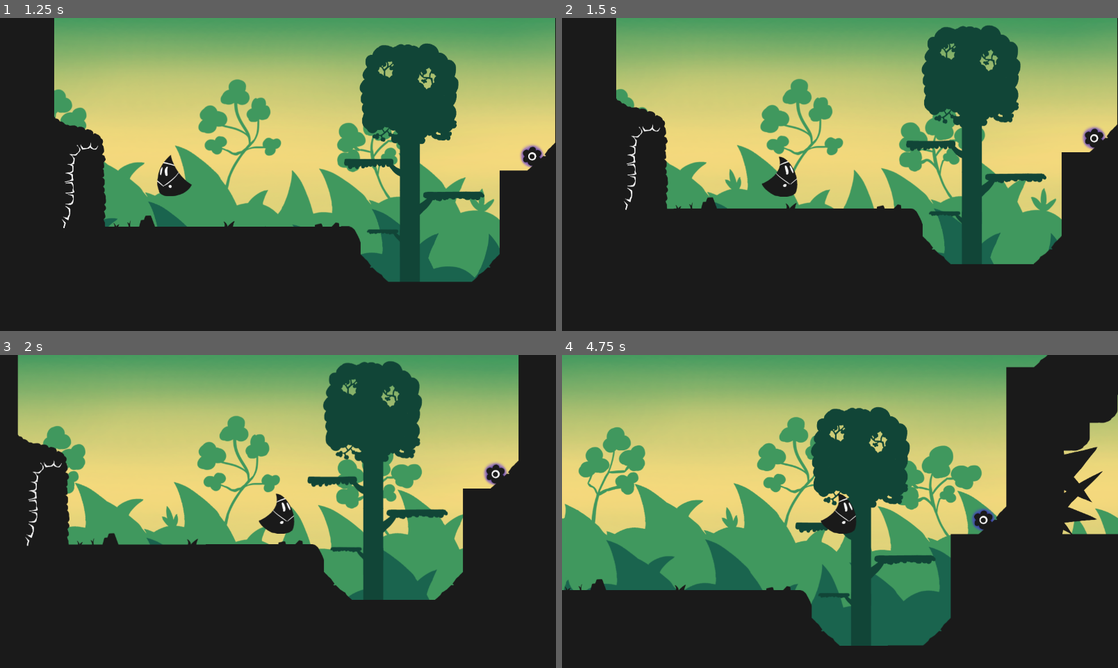
Above: before the commit, frames 1-4 (two rows, left to right).
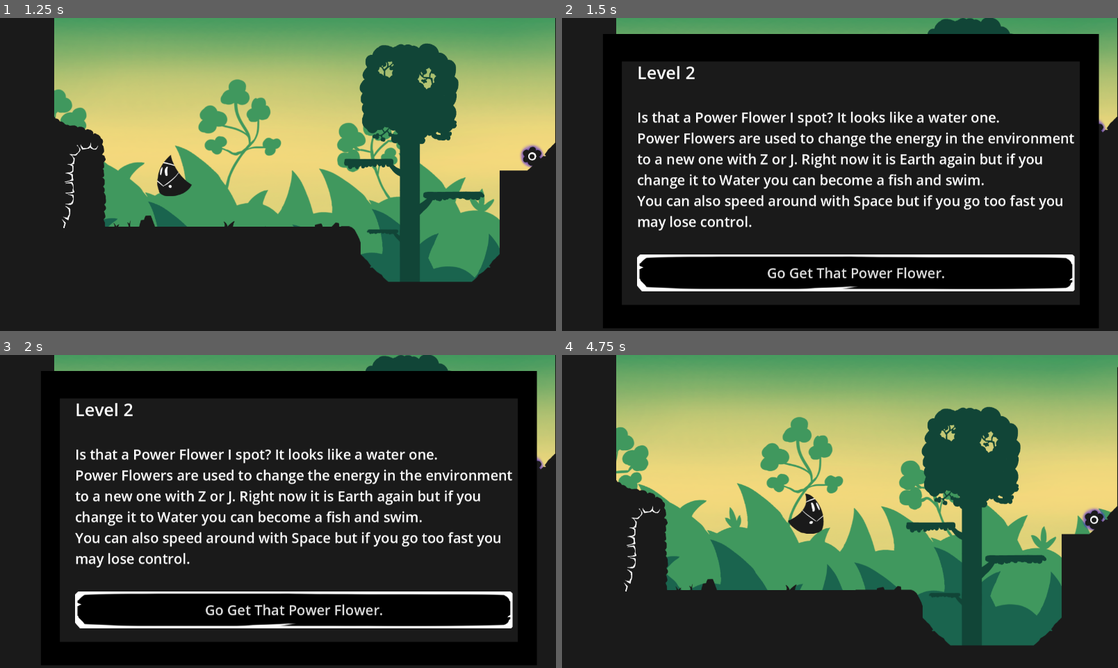
Above: after the commit, the same moments.

Repository: NicholasFlood2000/PirateSoftwareShadowAlchemy
Game: Godot game, scene res://Scenes/Levels/Level_2.tscn
Two runs of this game, one before a commit and one after it. Both use one fixed random seed, a clock stepped at 60 frames per second and the inputs below. This scene is started directly instead of the project's main scene.
Inputs (mouse positions are in pixels of both pictures, inside the frame that each line leads up to):
- Up to frame 1 (1.25 s): hold D (MoveRight) from 0.53 s (still down); hold Space (Jump) from 0.53 s (still down); tap J (Interact) at 0.6 s
- Up to frame 2 (1.5 s): keep holding D (MoveRight); release Space (Jump) at 1.28 s; tap Space (Jump) at 1.35 s
- Up to frame 3 (2 s): keep holding D (MoveRight); tap Space (Jump) at 1.52, 1.82 s; tap J (Interact) at 1.55 s
- Up to frame 4 (4.75 s): release D (MoveRight) at 2 s; click (856, 608) at 2 s, where only the run after the commit has a clickable "Go Get That Power Flower."; hold Left (MoveLeft) 2.78-3.53 s; hold Space (Jump) 2.78-3.53 s; tap J (Interact) at 2.85, 3.6 s; hold D (MoveRight) from 3.53 s (still down); tap Space (Jump) at 3.77, 4.07 s; hold Space (Jump) from 4.28 s (still down)

Frame 1 is identical in both runs. In frame 2, 69% of the frame differs, in the area x 7-100%, y 0-100%; in frame 3, 72%, in the area x 3-100%, y 0-100%; in frame 4, 45%.

Commit message:
Adds tutorial screens and Updates Music Manager
Adds tutorial screens to each level and TestTest and adds some changes to the Music Manager to make it easier to transition between background themes.

Diff:
--- a/Scenes/Global/music.tscn
+++ b/Scenes/Global/music.tscn
@@ -7,6 +7,7 @@
 [ext_resource type="AudioStream" uid="uid://pidr5efhrnc3" path="res://Music/AirBackgroundMusic.ogg" id="5_78rh6"]
 
 [node name="Music" type="Node"]
+process_mode = 3
 script = ExtResource("1_6lera")
 
 [node name="Water" type="AudioStreamPlayer" parent="."]
--- a/Scenes/Levels/Level_1.tscn
+++ b/Scenes/Levels/Level_1.tscn
@@ -18,6 +18,7 @@
 [ext_resource type="Texture2D" uid="uid://tjcc4lf5fvkj" path="res://Assets/Graphics/Rocks3.png" id="16_i4s03"]
 [ext_resource type="Texture2D" uid="uid://cgx610wrmr0y2" path="res://Assets/Graphics/Rocks.png" id="17_qrm5w"]
 [ext_resource type="Texture2D" uid="uid://02hpc4frv5a8" path="res://Assets/Graphics/Tree2.png" id="18_cy5v6"]
+[ext_resource type="PackedScene" uid="uid://5h4hyctajied" path="res://Scenes/tutorial.tscn" id="19_cxpr6"]
 
 [node name="BaseLevel" instance=ExtResource("1_xvcht")]
 InitialBackground = "Earth"
@@ -101,6 +102,77 @@
 [node name="Spike9" parent="Objects/Spikes" index="7" instance=ExtResource("11_ki00b")]
 position = Vector2(1717, 132)
 rotation = 3.14159
+
+[node name="Spike8" parent="Objects/Spikes" index="8" instance=ExtResource("10_lsaw7")]
+position = Vector2(2470, 1020)
+
+[node name="Spike10" parent="Objects/Spikes" index="9" instance=ExtResource("10_lsaw7")]
+position = Vector2(2654, 1020)
+
+[node name="Spike11" parent="Objects/Spikes" index="10" instance=ExtResource("10_lsaw7")]
+position = Vector2(2828, 1020)
+
+[node name="Decoration" type="Node" parent="Objects" index="3"]
+
+[node name="Grass2" type="Sprite2D" parent="Objects/Decoration" index="0"]
+position = Vector2(-304, 548)
+texture = ExtResource("13_cgceo")
+
+[node name="Grass" type="Sprite2D" parent="Objects/Decoration" index="1"]
+position = Vector2(-220, 611)
+texture = ExtResource("14_t2jaj")
+
+[node name="Grass3" type="Sprite2D" parent="Objects/Decoration" index="2"]
+position = Vector2(-27, 674)
+rotation = -3.14159
+scale = Vector2(0.959998, -1)
+texture = ExtResource("14_t2jaj")
+
+[node name="Grass5" type="Sprite2D" parent="Objects/Decoration" index="3"]
+position = Vector2(159, 674)
+texture = ExtResource("14_t2jaj")
+
+[node name="Grass6" type="Sprite2D" parent="Objects/Decoration" index="4"]
+position = Vector2(409, 675)
+texture = ExtResource("13_cgceo")
+
+[node name="Grass7" type="Sprite2D" parent="Objects/Decoration" index="5"]
+position = Vector2(959, 355)
+texture = ExtResource("13_cgceo")
+
+[node name="Grass8" type="Sprite2D" parent="Objects/Decoration" index="6"]
+position = Vector2(1760, 483)
+texture = ExtResource("14_t2jaj")
+
+[node name="Grass9" type="Sprite2D" parent="Objects/Decoration" index="7"]
+position = Vector2(2168, 355)
+texture = ExtResource("13_cgceo")
+
+[node name="Grass10" type="Sprite2D" parent="Objects/Decoration" index="8"]
+position = Vector2(2341, 738)
+texture = ExtResource("14_t2jaj")
+
+[node name="Grass11" type="Sprite2D" parent="Objects/Decoration" index="9"]
+position = Vector2(3011, 738)
+rotation = -3.14159
+scale = Vector2(0.957436, -1)
+texture = ExtResource("13_cgceo")
+
+[node name="Rocks2" type="Sprite2D" parent="Objects/Decoration" index="10"]
+position = Vector2(2256, 356)
+texture = ExtResource("15_shdb8")
+
+[node name="Rocks3" type="Sprite2D" parent="Objects/Decoration" index="11"]
+position = Vector2(1881, 485)
+texture = ExtResource("16_i4s03")
+
+[node name="Rocks" type="Sprite2D" parent="Objects/Decoration" index="12"]
+position = Vector2(-128, 611)
+texture = ExtResource("17_qrm5w")
+
+[node name="Tree2" type="Sprite2D" parent="Objects/Decoration" index="13"]
+position = Vector2(3110, 708)
+texture = ExtResource("18_cy5v6")
 
 [node name="Player" parent="." index="6"]
 position = Vector2(-482, 538)
@@ -120,69 +192,35 @@
 position = Vector2(2776, 200)
 HorizontalFlip = true
 
-[node name="Grass2" type="Sprite2D" parent="." index="9"]
-position = Vector2(-304, 548)
-texture = ExtResource("13_cgceo")
-
-[node name="Grass" type="Sprite2D" parent="." index="10"]
-position = Vector2(-220, 611)
-texture = ExtResource("14_t2jaj")
-
-[node name="Grass3" type="Sprite2D" parent="." index="11"]
-position = Vector2(-27, 674)
-scale = Vector2(-0.959998, 1)
-texture = ExtResource("14_t2jaj")
-
-[node name="Grass5" type="Sprite2D" parent="." index="12"]
-position = Vector2(159, 674)
-texture = ExtResource("14_t2jaj")
-
-[node name="Grass6" type="Sprite2D" parent="." index="13"]
-position = Vector2(409, 675)
-texture = ExtResource("13_cgceo")
-
-[node name="Grass7" type="Sprite2D" parent="." index="14"]
-position = Vector2(959, 355)
-texture = ExtResource("13_cgceo")
-
-[node name="Grass8" type="Sprite2D" parent="." index="15"]
-position = Vector2(1760, 483)
-texture = ExtResource("14_t2jaj")
-
-[node name="Grass9" type="Sprite2D" parent="." index="16"]
-position = Vector2(2168, 355)
-texture = ExtResource("13_cgceo")
-
-[node name="Grass10" type="Sprite2D" parent="." index="17"]
-position = Vector2(2341, 738)
-texture = ExtResource("14_t2jaj")
-
-[node name="Grass11" type="Sprite2D" parent="." index="18"]
-position = Vector2(3011, 738)
-scale = Vector2(-0.957436, 1)
-texture = ExtResource("13_cgceo")
-
-[node name="Rocks2" type="Sprite2D" parent="." index="19"]
-position = Vector2(2256, 356)
-texture = ExtResource("15_shdb8")
-
-[node name="Rocks3" type="Sprite2D" parent="." index="20"]
-position = Vector2(1881, 485)
-texture = ExtResource("16_i4s03")
-
-[node name="Rocks" type="Sprite2D" parent="." index="21"]
-position = Vector2(-128, 611)
-texture = ExtResource("17_qrm5w")
-
-[node name="Tree2" type="Sprite2D" parent="." index="22"]
-position = Vector2(3110, 708)
-texture = ExtResource("18_cy5v6")
-
-[node name="Spike" parent="." index="23" instance=ExtResource("10_lsaw7")]
-position = Vector2(2470, 1020)
-
-[node name="Spike2" parent="." index="24" instance=ExtResource("10_lsaw7")]
-position = Vector2(2654, 1020)
-
-[node name="Spike3" parent="." index="25" instance=ExtResource("10_lsaw7")]
-position = Vector2(2828, 1020)
+[node name="Tutorial" parent="." index="10" instance=ExtResource("19_cxpr6")]
+position = Vector2(-96, 630)
+
+[node name="ColorRect" parent="Tutorial/Screen" index="0"]
+offset_left = -19.0
+offset_top = -67.0
+offset_bottom = 114.0
+
+[node name="ColorRect" parent="Tutorial/Screen/ColorRect" index="0"]
+offset_left = -503.0
+offset_top = -259.5
+offset_right = 510.0
+offset_bottom = 268.5
+
+[node name="Header" parent="Tutorial/Screen/CenterContainer/GridContainer" index="0"]
+text = "Welcome to Level 1"
+
+[node name="Text" parent="Tutorial/Screen/CenterContainer/GridContainer" index="2"]
+text = "Use WASD or Arrow keys to move around and Space to Jump.
+This area is filled with the energy of the Earth.
+Watch out for spikes by the way.
+Even the toughest alchemists get popped by the slightest touch
+of those spikes."
+
+[node name="Button" parent="Tutorial/Screen/CenterContainer/GridContainer" index="4"]
+text = "Begin Level"
+
+[node name="CollisionShape2D" parent="Tutorial/Area2D" index="0"]
+position = Vector2(-50.5, -123)
+
+[editable path="Tutorial"]
+[editable path="Tutorial/Screen"]
--- a/Scenes/Levels/Level_2.tscn
+++ b/Scenes/Levels/Level_2.tscn
@@ -19,6 +19,7 @@
 [ext_resource type="Texture2D" uid="uid://cnu1jr7e7i2w7" path="res://Assets/Graphics/Grass.png" id="16_mo30u"]
 [ext_resource type="Texture2D" uid="uid://cgx610wrmr0y2" path="res://Assets/Graphics/Rocks.png" id="18_5grb7"]
 [ext_resource type="PackedScene" uid="uid://cw0diiawdgh5a" path="res://Scenes/Objects/Seaweed/sea_weed.tscn" id="19_xg2y2"]
+[ext_resource type="PackedScene" uid="uid://5h4hyctajied" path="res://Scenes/tutorial.tscn" id="20_idlxg"]
 
 [node name="BaseLevel" instance=ExtResource("1_x334a")]
 InitialBackground = "Earth"
@@ -73,6 +74,44 @@
 position = Vector2(6534, -65)
 texture = ExtResource("13_stjfe")
 
+[node name="SeaWeed" parent="Objects/Decoration" index="4" instance=ExtResource("19_xg2y2")]
+position = Vector2(1924, 563)
+
+[node name="SeaWeed2" parent="Objects/Decoration" index="5" instance=ExtResource("19_xg2y2")]
+position = Vector2(1283, 499)
+rotation = -3.14159
+scale = Vector2(0.880005, -1)
+
+[node name="SeaWeed3" parent="Objects/Decoration" index="6" instance=ExtResource("19_xg2y2")]
+position = Vector2(2894, 755)
+
+[node name="SeaWeed4" parent="Objects/Decoration" index="7" instance=ExtResource("19_xg2y2")]
+position = Vector2(5092, 754)
+
+[node name="SeaWeed5" parent="Objects/Decoration" index="8" instance=ExtResource("19_xg2y2")]
+position = Vector2(5248, 754)
+rotation = -3.14159
+scale = Vector2(0.96, -1)
+
+[node name="SeaWeed6" parent="Objects/Decoration" index="9" instance=ExtResource("19_xg2y2")]
+position = Vector2(5887, 755)
+
+[node name="Rocks3" type="Sprite2D" parent="Objects/Decoration" index="10"]
+position = Vector2(-99, 675)
+texture = ExtResource("14_tghvf")
+
+[node name="Rocks" type="Sprite2D" parent="Objects/Decoration" index="11"]
+position = Vector2(308, 675)
+texture = ExtResource("18_5grb7")
+
+[node name="Grass3" type="Sprite2D" parent="Objects/Decoration" index="12"]
+position = Vector2(92, 677)
+texture = ExtResource("16_mo30u")
+
+[node name="Grass4" type="Sprite2D" parent="Objects/Decoration" index="13"]
+position = Vector2(-161, 676)
+texture = ExtResource("15_046bv")
+
 [node name="Spikes" type="Node" parent="Objects" index="2"]
 
 [node name="Spike2" parent="Objects/Spikes" index="0" instance=ExtResource("6_vtryl")]
@@ -173,40 +212,43 @@
 [node name="FlowerForPower64Water" parent="Objects/PowerFlower" index="1" instance=ExtResource("7_fbyol")]
 position = Vector2(781, 544)
 
-[node name="Rocks2" type="Sprite2D" parent="." index="7"]
-position = Vector2(-99, 675)
-texture = ExtResource("14_tghvf")
-
-[node name="Rocks" type="Sprite2D" parent="." index="8"]
-position = Vector2(308, 675)
-texture = ExtResource("18_5grb7")
-
-[node name="Grass" type="Sprite2D" parent="." index="9"]
-position = Vector2(92, 677)
-texture = ExtResource("16_mo30u")
-
-[node name="Grass2" type="Sprite2D" parent="." index="10"]
-position = Vector2(-161, 676)
-texture = ExtResource("15_046bv")
-
-[node name="SeaWeed" parent="." index="12" instance=ExtResource("19_xg2y2")]
-position = Vector2(1924, 563)
-
-[node name="SeaWeed2" parent="." index="13" instance=ExtResource("19_xg2y2")]
-position = Vector2(1283, 499)
-scale = Vector2(-0.880005, 1)
-
-[node name="SeaWeed3" parent="." index="14" instance=ExtResource("19_xg2y2")]
-position = Vector2(2894, 755)
-
-[node name="SeaWeed4" parent="." index="15" instance=ExtResource("19_xg2y2")]
-position = Vector2(5092, 754)
-
-[node name="SeaWeed5" parent="." index="16" instance=ExtResource("19_xg2y2")]
-position = Vector2(5248, 754)
-scale = Vector2(-0.96, 1)
-
-[node name="SeaWeed6" parent="." index="17" instance=ExtResource("19_xg2y2")]
-position = Vector2(5887, 755)
+[node name="Tutorial" parent="." index="8" instance=ExtResource("20_idlxg")]
+position = Vector2(836, 579)
+
+[node name="Screen" parent="Tutorial" index="0"]
+offset_left = -1114.0
+offset_top = -167.0
+offset_right = -118.0
+offset_bottom = 243.0
+
+[node name="ColorRect" parent="Tutorial/Screen" index="0"]
+offset_left = -73.0
+offset_right = 73.0
+offset_bottom = 176.0
+
+[node name="ColorRect" parent="Tutorial/Screen/ColorRect" index="0"]
+offset_left = -527.0
+offset_top = -275.5
+offset_right = 527.0
+offset_bottom = 284.5
+
+[node name="Header" parent="Tutorial/Screen/CenterContainer/GridContainer" index="0"]
+text = "Level 2"
+
+[node name="Text" parent="Tutorial/Screen/CenterContainer/GridContainer" index="2"]
+text = "Is that a Power Flower I spot? It looks like a water one.
+Power Flowers are used to change the energy in the environment
+to a new one with Z or J. Right now it is Earth again but if you
+change it to Water you can become a fish and swim.
+You can also speed around with Space but if you go too fast you
+may lose control."
+
+[node name="Button" parent="Tutorial/Screen/CenterContainer/GridContainer" index="4"]
+text = "Go Get That Power Flower."
+
+[node name="CollisionShape2D" parent="Tutorial/Area2D" index="0"]
+position = Vector2(-762, -81)
 
 [editable path="Objects/Caves/LevelEntrance"]
+[editable path="Tutorial"]
+[editable path="Tutorial/Screen"]
--- a/Scenes/Levels/Level_3.tscn
+++ b/Scenes/Levels/Level_3.tscn
@@ -16,6 +16,7 @@
 [ext_resource type="PackedScene" uid="uid://inh0x5bqhxfw" path="res://Scenes/Objects/MovingPlatforms/MovingPlatform.tscn" id="15_h4ps6"]
 [ext_resource type="Texture2D" uid="uid://bb0dpox654n2t" path="res://Assets/Graphics/Cloud decoration 2.png" id="15_t5bia"]
 [ext_resource type="PackedScene" uid="uid://bcgmhra24tt1e" path="res://Scenes/Objects/MovingPlatforms/horizontal_cloud.tscn" id="16_56cpd"]
+[ext_resource type="PackedScene" uid="uid://5h4hyctajied" path="res://Scenes/tutorial.tscn" id="17_m75e4"]
 
 [sub_resource type="RectangleShape2D" id="RectangleShape2D_c0yak"]
 size = Vector2(322, 29)
@@ -412,6 +413,24 @@
 [node name="Vine" parent="." index="8" instance=ExtResource("14_74rmn")]
 position = Vector2(-222, 331)
 scale = Vector2(1, 2.2)
+
+[node name="Tutorial" parent="." index="9" instance=ExtResource("17_m75e4")]
+position = Vector2(19, 352)
+
+[node name="Header" parent="Tutorial/Screen/CenterContainer/GridContainer" index="0"]
+text = "Level 3"
+
+[node name="Text" parent="Tutorial/Screen/CenterContainer/GridContainer" index="2"]
+text = "Oh look. Some more Power Flowers. They Look like Air this time.
+If you turn the environment to Air you turn into a bird.
+This allows you to fly with Space. You don't fly for long so you
+will need to keep hit Space."
+
+[node name="Button" parent="Tutorial/Screen/CenterContainer/GridContainer" index="4"]
+text = "Time to Fly."
+
+[node name="CollisionShape2D" parent="Tutorial/Area2D" index="0"]
+position = Vector2(-40, 149)
 
 [editable path="Objects/Nests/Nest"]
 [editable path="Objects/Nests/Nest2"]
@@ -425,3 +444,5 @@
 [editable path="Objects/MovingPlatforms/Horizontal cloud2"]
 [editable path="Objects/MovingPlatforms/Horizontal cloud3"]
 [editable path="Objects/MovingPlatforms/Horizontal cloud4"]
+[editable path="Tutorial"]
+[editable path="Tutorial/Screen"]
--- a/Scenes/Levels/MusicManager.gd
+++ b/Scenes/Levels/MusicManager.gd
@@ -4,10 +4,13 @@
 @onready var Water = $Water
 @onready var Air = $Air
 
+var Level
 # Called when the node enters the scene tree for the first time.
 func _ready():
 	Water.play()
-	pass # Replace with function body.
+	if(get_tree().current_scene.name == "BaseLevel"):
+		Level = get_tree().current_scene
+		pass
 
 
 # Called every frame. 'delta' is the elapsed time since the previous frame.
@@ -18,7 +21,8 @@
 	match(NewBackground):
 		"Air":
 			Water.playing = false
-			Earth.playing = false
+			if(Earth.playing):
+				Earth.playing = false
 			if(not Air.playing):
 				Air.play()
 		"Water":
--- a/Scenes/Levels/test/TestTest.tscn
+++ b/Scenes/Levels/test/TestTest.tscn
@@ -17,6 +17,7 @@
 [ext_resource type="PackedScene" uid="uid://clanr00r131n7" path="res://Scenes/Objects/PowerFlowers/EarthPowerFlower.tscn" id="16_qdpbp"]
 [ext_resource type="PackedScene" uid="uid://dxs8oe7i6o6lr" path="res://Scenes/Objects/PowerFlowers/WaterPowerFlower.tscn" id="17_15tqw"]
 [ext_resource type="PackedScene" uid="uid://d4c7f7764qsos" path="res://Scenes/end_screen.tscn" id="19_d0tey"]
+[ext_resource type="PackedScene" uid="uid://5h4hyctajied" path="res://Scenes/tutorial.tscn" id="19_p4ex6"]
 [ext_resource type="PackedScene" uid="uid://bcn70jkgrsq1t" path="res://Scenes/Objects/Nest.tscn" id="19_t2gwp"]
 
 [node name="BaseLevel" instance=ExtResource("1_wranl")]
@@ -170,10 +171,10 @@
 position = Vector2(95, 450)
 
 [node name="EndScreen" parent="CanvasLayer2" index="1" instance=ExtResource("19_d0tey")]
-offset_left = 161.0
-offset_top = 16.0
-offset_right = 633.72
-offset_bottom = 238.92
+offset_left = 157.0
+offset_top = 85.0
+offset_right = 629.72
+offset_bottom = 307.92
 
 [node name="Nest" parent="." index="8" instance=ExtResource("19_t2gwp")]
 position = Vector2(1141, 586)
@@ -192,3 +193,15 @@
 
 [node name="Nest3" parent="." index="13" instance=ExtResource("19_t2gwp")]
 position = Vector2(5589, -509)
+
+[node name="Tutorial" parent="." index="14" instance=ExtResource("19_p4ex6")]
+position = Vector2(3261, 603)
+
+[node name="Screen" parent="Tutorial" index="0"]
+offset_left = -632.0
+offset_top = -327.0
+offset_right = 364.0
+offset_bottom = 83.0
+
+[editable path="Tutorial"]
+[editable path="Tutorial/Screen"]
--- a/Scenes/MainMenu.tscn
+++ b/Scenes/MainMenu.tscn
@@ -10,7 +10,7 @@
 [sub_resource type="LabelSettings" id="LabelSettings_cjwb2"]
 font_size = 50
 
-[node name="Node2D" type="Node2D"]
+[node name="MainMenu" type="Node2D"]
 
 [node name="Control" type="Control" parent="."]
 layout_mode = 3
--- a/Scenes/end_screen.tscn
+++ b/Scenes/end_screen.tscn
@@ -21,14 +21,33 @@
 anchors_preset = 15
 anchor_right = 1.0
 anchor_bottom = 1.0
+offset_left = -66.0
+offset_top = -54.0
 grow_horizontal = 2
 grow_vertical = 2
-color = Color(0.207843, 0.290196, 0.596078, 1)
+color = Color(0, 0, 0, 1)
+
+[node name="ColorRect" type="ColorRect" parent="ColorRect"]
+layout_mode = 1
+anchors_preset = 8
+anchor_left = 0.5
+anchor_top = 0.5
+anchor_right = 0.5
+anchor_bottom = 0.5
+offset_left = -470.0
+offset_top = -205.5
+offset_right = 464.0
+offset_bottom = 209.5
+grow_horizontal = 2
+grow_vertical = 2
+color = Color(0.101961, 0.101961, 0.101961, 1)
 
 [node name="CenterContainer" type="CenterContainer" parent="."]
 layout_mode = 0
-offset_right = 40.0
-offset_bottom = 40.0
+offset_left = -33.0
+offset_top = -18.0
+offset_right = 857.0
+offset_bottom = 369.0
 
 [node name="GridContainer" type="GridContainer" parent="CenterContainer"]
 layout_mode = 2
--- /dev/null
+++ b/Scenes/tutorial.tscn
@@ -0,0 +1,59 @@
+[gd_scene load_steps=4 format=3 uid="uid://5h4hyctajied"]
+
+[ext_resource type="PackedScene" uid="uid://d4c7f7764qsos" path="res://Scenes/end_screen.tscn" id="1_sexf2"]
+[ext_resource type="Script" path="res://Scripts/tutorial.gd" id="1_y5ojo"]
+
+[sub_resource type="RectangleShape2D" id="RectangleShape2D_xcxxb"]
+size = Vector2(115, 394)
+
+[node name="Tutorial" type="Node2D"]
+script = ExtResource("1_y5ojo")
+
+[node name="Screen" parent="." instance=ExtResource("1_sexf2")]
+process_mode = 4
+visible = false
+z_index = 4096
+offset_left = -442.0
+offset_top = -355.0
+offset_right = 554.0
+offset_bottom = 55.0
+
+[node name="ColorRect" parent="Screen" index="0"]
+offset_left = -52.0
+offset_top = -91.0
+offset_right = 39.0
+offset_bottom = 49.0
+
+[node name="ColorRect" parent="Screen/ColorRect" index="0"]
+offset_left = -503.5
+offset_top = -225.0
+offset_right = 509.5
+offset_bottom = 245.0
+
+[node name="CenterContainer" parent="Screen" index="1"]
+offset_left = 6.0
+offset_top = -30.0
+offset_right = 987.0
+offset_bottom = 405.0
+
+[node name="Header" parent="Screen/CenterContainer/GridContainer" index="0"]
+text = "Tutorial Screen"
+
+[node name="Text" parent="Screen/CenterContainer/GridContainer" index="2"]
+text = "This is the test version of the tutorials you see across the game.
+Hope you liked seeing them and they explained a lot.
+Have fun exploring the area. We have left some fun secrets
+for you to find."
+
+[node name="Button" parent="Screen/CenterContainer/GridContainer" index="4"]
+text = "Go Back to Exploring."
+
+[node name="Area2D" type="Area2D" parent="."]
+
+[node name="CollisionShape2D" type="CollisionShape2D" parent="Area2D"]
+position = Vector2(-35, -210)
+shape = SubResource("RectangleShape2D_xcxxb")
+
+[connection signal="body_entered" from="Area2D" to="." method="_on_area_2d_body_entered"]
+
+[editable path="Screen"]
--- a/Scripts/Level.gd
+++ b/Scripts/Level.gd
@@ -15,7 +15,7 @@
 @onready var AirBackgroundMiddle = $AirBackground/ParallaxLayer2/Sprite2D
 @onready var AirBackgroundFront = $AirBackground/ParallaxLayer3/Sprite2D
 
-signal BackgroundChanged(NewBackground)
+signal BackgroundChanged(OldBackground, NewBackground)
 
 var LayerNum = -100
 var CurrentBackground = InitialBackground
@@ -121,4 +121,4 @@
 			EarthBackgroundFront.visible = true
 			CurrentBackground = "Earth"
 
-	BackgroundChanged.emit( CurrentBackground )
+	BackgroundChanged.emit(CurrentBackground)
--- a/Scripts/Player.gd
+++ b/Scripts/Player.gd
@@ -297,7 +297,6 @@
 						#if $sprite.scale.x >= last_direction or $sprite.scale.x <= last_direction:
 							#animation_tree_statemachine.travel("turn_around")
 						#else:
-					print("Walk animation")
 					animation_tree_statemachine.travel("bird_walk")
 
 					#print(last_direction, $sprite.scale.x)
--- a/Scripts/ScreenTransition.gd
+++ b/Scripts/ScreenTransition.gd
@@ -14,6 +14,4 @@
 	tween.set_pause_mode(Tween.TWEEN_PAUSE_PROCESS)
 	$ColorRect.modulate.a = 1
 	tween.tween_property($ColorRect, "modulate", Color(1,1,1,0.0), 1.0).set_trans(Tween.TRANS_CUBIC)
-	print("Started transitioning")
 	await tween.finished
-	print("Done transitioning")
--- a/Scripts/end_screen.gd
+++ b/Scripts/end_screen.gd
@@ -3,7 +3,8 @@
 
 # Called when the node enters the scene tree for the first time.
 func _ready():
-	get_tree().paused = true
+	if(visible):
+		get_tree().paused = true
 	pass # Replace with function body.
 
 
@@ -13,6 +14,5 @@
 
 
 func _on_button_pressed():
-	print("Button Pressed")
 	get_tree().paused = false
 	queue_free()
--- /dev/null
+++ b/Scripts/tutorial.gd
@@ -0,0 +1,23 @@
+extends Node2D
+
+@onready var Screen = $Screen
+
+var Visited: bool = false
+
+# Called when the node enters the scene tree for the first time.
+func _ready():
+	pass # Replace with function body.
+
+
+# Called every frame. 'delta' is the elapsed time since the previous frame.
+func _process(delta):
+	pass
+
+
+func _on_area_2d_body_entered(body):
+	if(body.name == "Player" and (not Visited)):
+		Visited = true
+		Screen.process_mode = Node.PROCESS_MODE_ALWAYS
+		Screen.visible = true
+		get_tree().paused = true
+		print("Paused Player")
Not shown: 1 places in Scenes/Levels/Level_1.tscn that only renumber resources
Not shown: 1 places in Scenes/Levels/Level_2.tscn that only renumber resources
Not shown: 1 places in Scenes/Levels/Level_3.tscn that only renumber resources
Not shown: 1 places in Scenes/Levels/test/TestTest.tscn that only renumber resources
